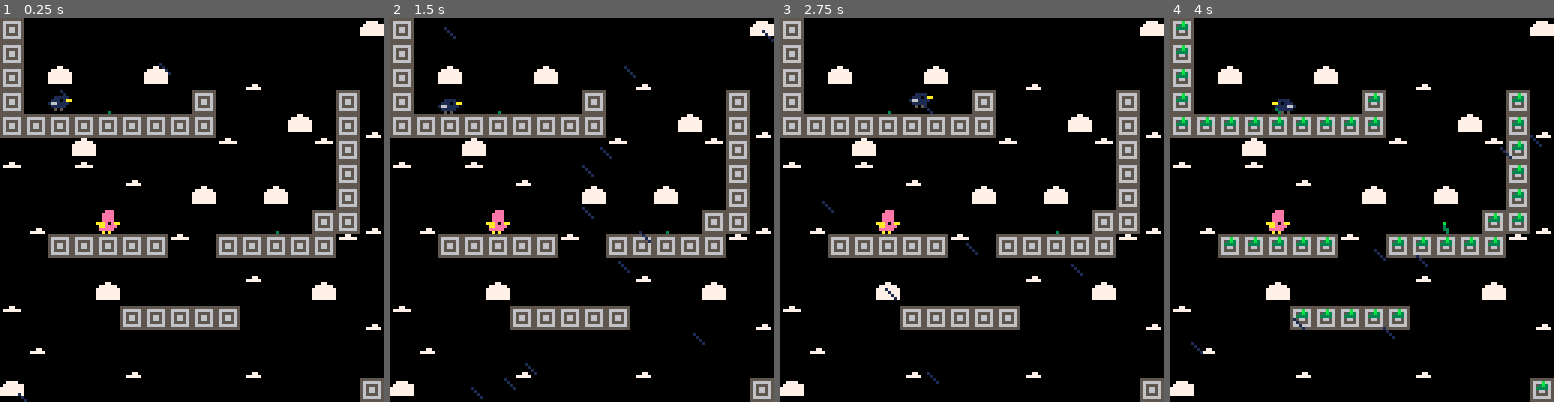
Above: before the commit, frames 1-4 (left to right).
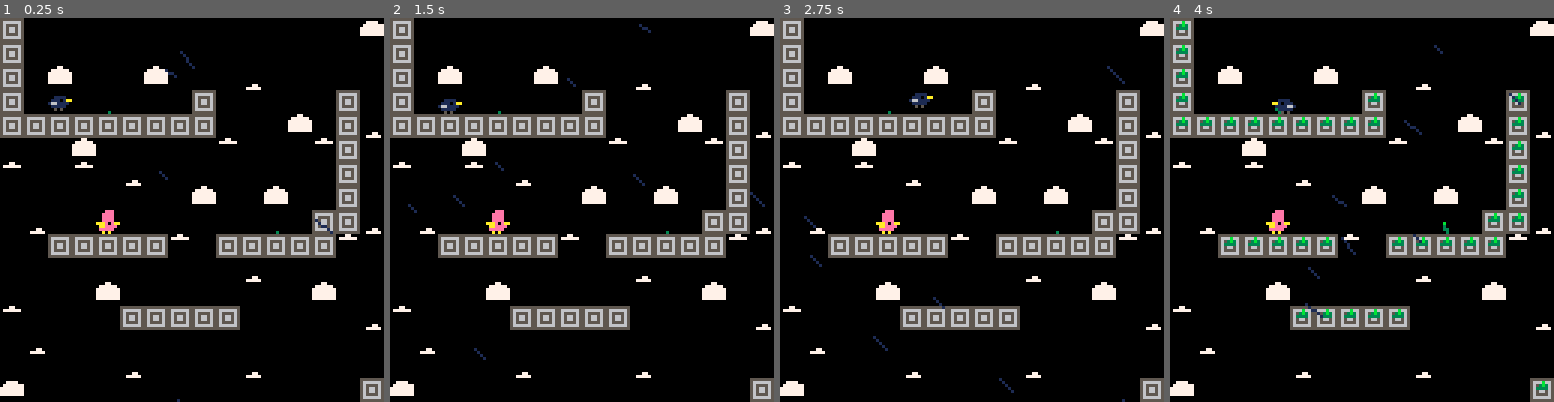
Above: after the commit, the same moments.

Repository: Stovoy/feathers
Game: PICO-8 cartridge feathers.p8
The game is run twice, just before and just after one commit, with the same random seed, the same clock (stepped at 60 frames per second) and the same inputs.
Inputs:
- Up to frame 1 (0.25 s): no input
- Up to frame 2 (1.5 s): no input
- Up to frame 3 (2.75 s): hold Right 1.6-2.1 s; hold Up 2.15-2.42 s; hold Right from 2.47 s (still down)
- Up to frame 4 (4 s): release Right at 3.03 s; hold Left 3.08-3.58 s

The runs differ from the first frame. In frame 1, 0.2% of the frame differs, in the area x 4-87%, y 8-100%; in frame 2, 0.5%, in the area x 4-100%, y 1-100%; in frame 3, 0.3%; in frame 4, 0.4%.

Commit message:
More notes.

Diff:
--- a/feathers.p8
+++ b/feathers.p8
@@ -7,9 +7,30 @@
 -- text displays explaining that you are sad for some reason
  -- need to create dialogue controls
 -- you need to find friends - then gameplay begins
---
---
---
+
+-- world ideas:
+-- clouds that you can walk on
+-- cave section with stalagtites
+-- wind gusts
+-- clouds could disappear
+-- volcanos and geysers
+-- skateboard that you do sick tricks on - polsaar
+-- palm trees that you bounce off of
+-- bamboo shoots to launch yourself really far
+-- seasons? snow? this might be a good way to change the world
+-- birds don't have to be the only animals, we can have alligators
+-- maybe it should start in the winter
+-- maybe initially winter seems sad because of art + music
+-- at end of game, loop back to winter, but it's poggers
+-- ending cutscene making a snowangel + snowbird or else
+-- winter -> spring -> summer -> autumn -> winter
+-- how to make spring sad - maybe it's rainy!
+-- make the character spiderman
+-- "aw bird, i hate the rain"
+-- relapse angle? happy in spring, but then storm and super sad
+-- then second feather and gets second wind
+-- have only a few songs but use major + minor key to change
+-- their emotionality - motiffs!
 
 -- feathers by stovoy
 
@@ -251,7 +272,8 @@
  for i=0,500 do
   local y = (t + i * 5) % h
   local x = rnd(w * 2) - w + y
-  line(x, y, x + 3, y + 3, 1)
+  local l = 2 + rnd(3)
+  line(x, y, x + l, y + l, 1)
  end
  srand(t)
 
Not shown, changed: the music (__music__) section of feathers.p8
Not shown, changed: the sound effects (__sfx__) section of feathers.p8
